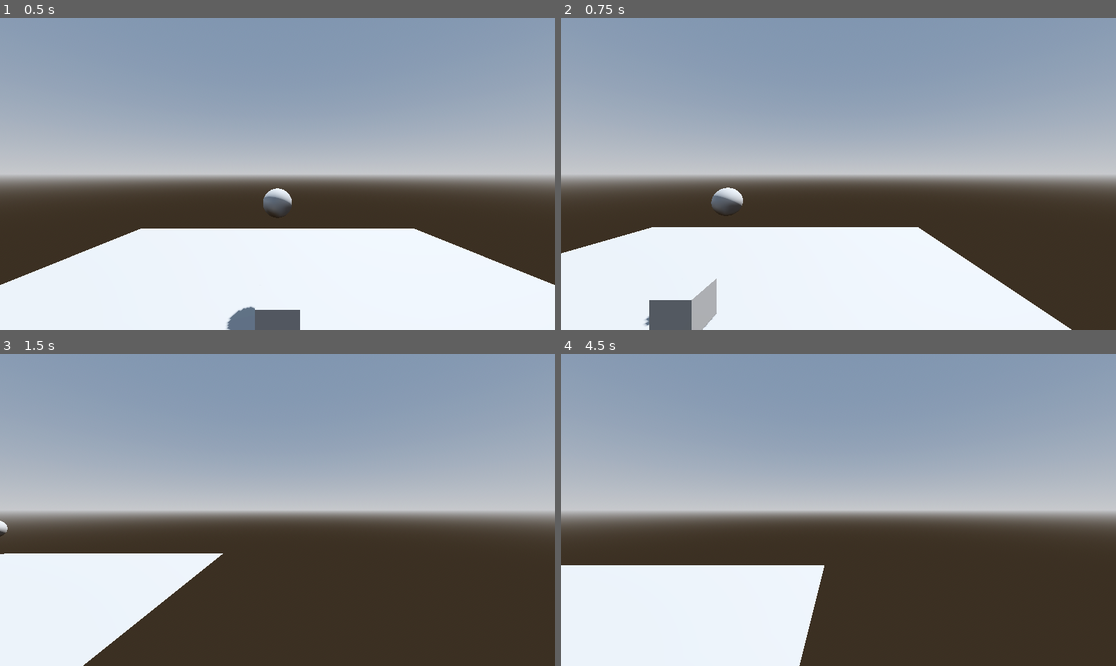
Above: before the commit, frames 1-4 (two rows, left to right).
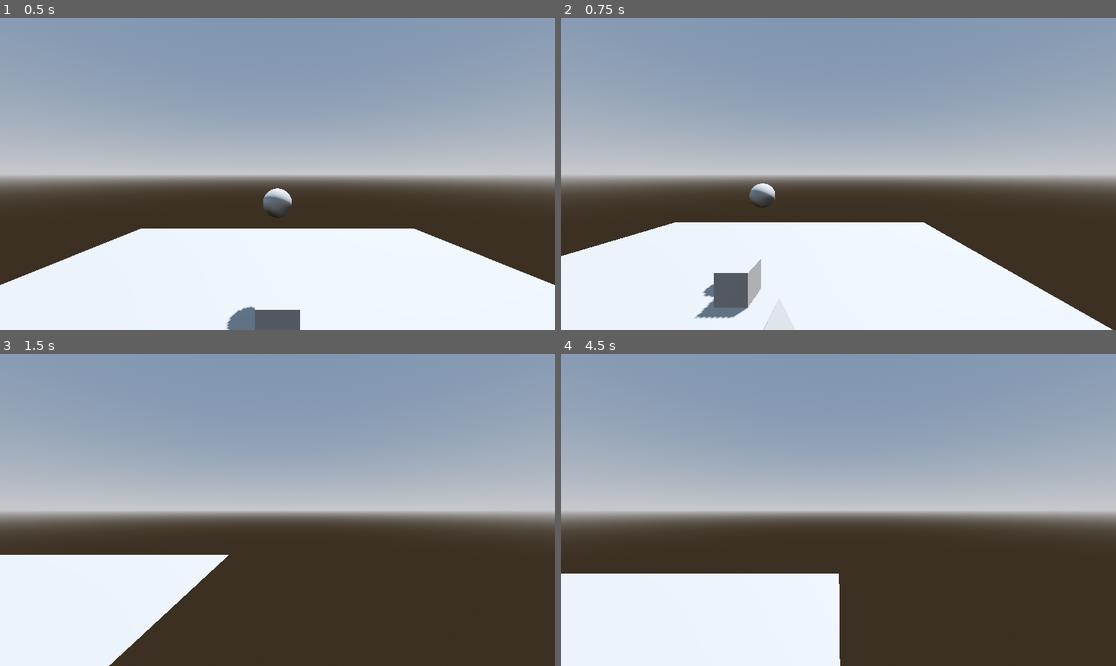
Above: after the commit, the same moments.

Repository: fsblab/Basic-Godot-3D-Camera-Control
Game: Godot game, scene res://scenes/root.tscn
Two runs of this game, one before a commit and one after it. Both use one fixed random seed, a clock stepped at 60 frames per second and the inputs below.
Inputs (mouse positions are in pixels of both pictures, inside the frame that each line leads up to):
- Up to frame 1 (0.5 s): no input
- Up to frame 2 (0.75 s): tap Enter at 0.5 s; move the mouse to (960, 158) at 0.52 s; hold D from 0.53 s (still down); tap Mouse wheel down (mmb_down) at 0.6 s; click (960, 158) at 0.67 s
- Up to frame 3 (1.5 s): tap Mouse wheel up (mmb_up) at 0.8, 1.35 s; move the mouse to (166, 525) at 1.27 s; release D at 1.28 s; hold S from 1.28 s (still down); click (166, 525) at 1.42 s
- Up to frame 4 (4.5 s): tap Mouse wheel down (mmb_down) at 1.55, 2.1, 3.05, 3.6 s; move the mouse to (894, 441) at 2.02 s; release S at 2.03 s; hold D 2.03-2.78 s; click (894, 441) at 2.17 s; tap Mouse wheel up (mmb_up) at 2.3, 2.85, 3.8, 4.35 s; move the mouse to (810, 572) at 2.77 s; hold W 2.78-3.53 s; click (810, 572) at 2.92 s; move the mouse to (1005, 556) at 3.52 s; hold A from 3.53 s (still down); click (1005, 556) at 3.67 s; move the mouse to (672, 463) at 4.27 s; click (672, 463) at 4.42 s

Frame 1 is identical in both runs. In frame 2, 5.3% of the frame differs, in the area x 0-100%, y 53-100%; in frame 3, 1.3%; in frame 4, 2.8%.

Commit message:
bugfix and variable name change for consistency

Diff:
--- a/scenes/LeftRightRotationScript.gd
+++ /dev/null
@@ -1,15 +0,0 @@
-extends Node3D
-
-
-var rotationScalar
-
-
-# Called when the node enters the scene tree for the first time.
-func _ready():
-	rotationScalar = 2
-
-
-# Called every frame. 'delta' is the elapsed time since the previous frame.
-func _process(delta):
-	if Input.is_mouse_button_pressed(MOUSE_BUTTON_MIDDLE):
-		rotation.y -= Input.get_last_mouse_velocity().normalized().x * delta * rotationScalar
--- a/scenes/camera.tscn
+++ b/scenes/camera.tscn
@@ -9,7 +9,7 @@
 
 [node name="ZoomIO" type="Node3D" parent="."]
 script = ExtResource("2_l0xlo")
-metadata/rootCamera = NodePath("..")
+metadata/RootNode = NodePath("..")
 
 [node name="UpDownRotation" type="Node3D" parent="ZoomIO"]
 script = ExtResource("3_xq10e")
--- a/src/UpDownRotationScript.gd
+++ b/src/UpDownRotationScript.gd
@@ -17,10 +17,13 @@
 
 	rotation.x = clamp(rotation.x, -.8, .1)
 
-	if Input.is_action_just_pressed("mmb_up"):
-		translate(Vector3.FORWARD * delta * zoomScalar)
 
-	if Input.is_action_just_pressed("mmb_down"):
-		translate(Vector3.BACK * delta * zoomScalar)
+#	uncomment for the zoom to move into the direction the camera is looking at
 
-	position.y = clamp(position.y, 0, 20)
+#	if Input.is_action_just_pressed("mmb_up"):
+#		translate(Vector3.FORWARD * delta * zoomScalar)
+#
+#	if Input.is_action_just_pressed("mmb_down"):
+#		translate(Vector3.BACK * delta * zoomScalar)
+#
+#	position.y = clamp(position.y, 0, 20)
--- a/src/ZoomIOScript.gd
+++ b/src/ZoomIOScript.gd
@@ -4,8 +4,9 @@
 var mousepos
 
 var viewport
-var mouse_position
+var mousePosition
 var cam
+var rootNode
 
 var direction
 var zoomScalar
@@ -18,30 +19,27 @@
 	viewport = get_viewport()
 	cam = viewport.get_camera_3d()
 
-
-#func _physics_process(delta):
-#	if Input.is_action_just_pressed("mmb_up"):
-#		mouse_position = viewport.get_mouse_position()
-#
-#		direction = cam.project_ray_normal(mouse_position)
-#		translate(direction * zoomScalar * delta)
-#
-#	if Input.is_action_just_pressed("mmb_down"):
-#		mouse_position = viewport.get_mouse_position()
-#
-#		direction = cam.project_ray_normal(mouse_position)
-#		translate(-direction * zoomScalar * delta)
-#
-#	position.y = clamp(position.y, 0, 20)
+	rootNode = get_node(get_meta("RootNode"))
 
 
-#func _input(event):
-#	if event is InputEventMouseButton:
-#		if event.button_index == MOUSE_BUTTON_WHEEL_UP:
-#			translate(Vector3.DOWN * zoomScalar * .01)
-#		if event.button_index == MOUSE_BUTTON_WHEEL_DOWN:
-#			translate(Vector3.UP * zoomScalar * .01)
+#the camera moves towards or away from the mouse when scroll wheel is moved up or down
+func _physics_process(delta):
+	if Input.is_action_just_pressed("mmb_up"):
+		mousePosition = viewport.get_mouse_position()
 
+		direction = cam.project_ray_normal(mousePosition)
+		rootNode.translate(direction * zoomScalar * delta)
+
+	if Input.is_action_just_pressed("mmb_down"):
+		mousePosition = viewport.get_mouse_position()
+
+		direction = cam.project_ray_normal(mousePosition)
+		rootNode.translate(-direction * zoomScalar * delta)
+
+	position.y = clamp(position.y, 0, 20)
+
+
+#uncomment for camera to move up or down when scroll wheel is used
 
 # Called every frame. 'delta' is the elapsed time since the previous frame.
 #func _process(delta):
